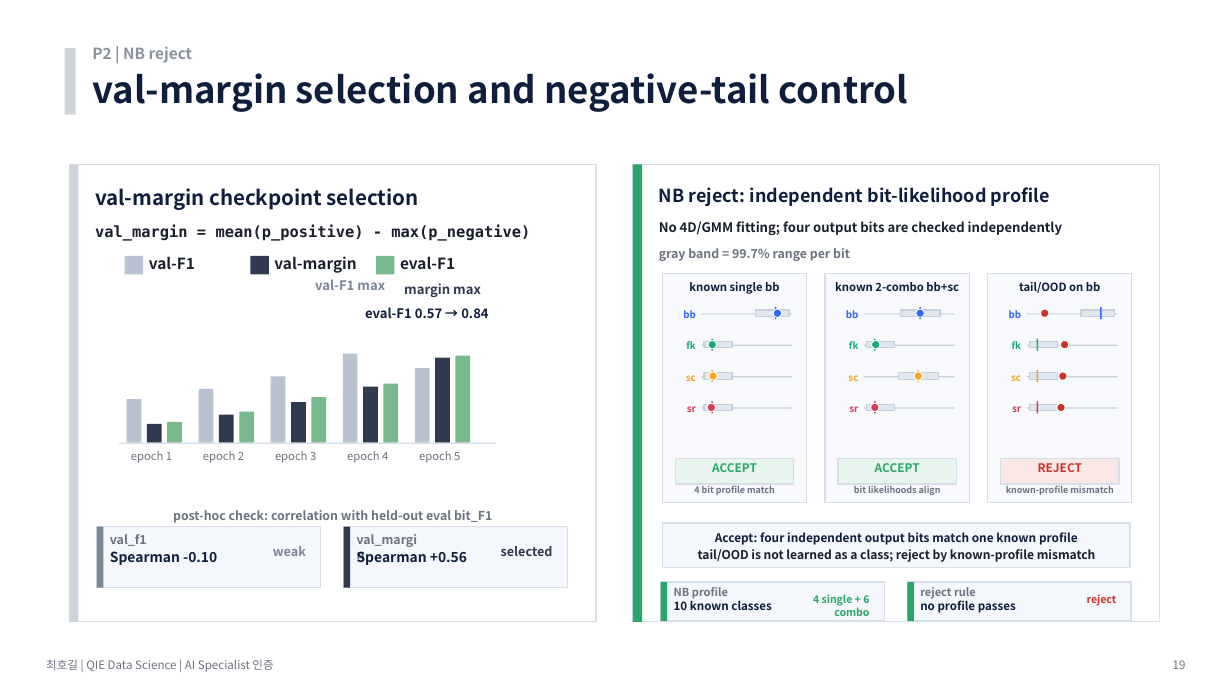
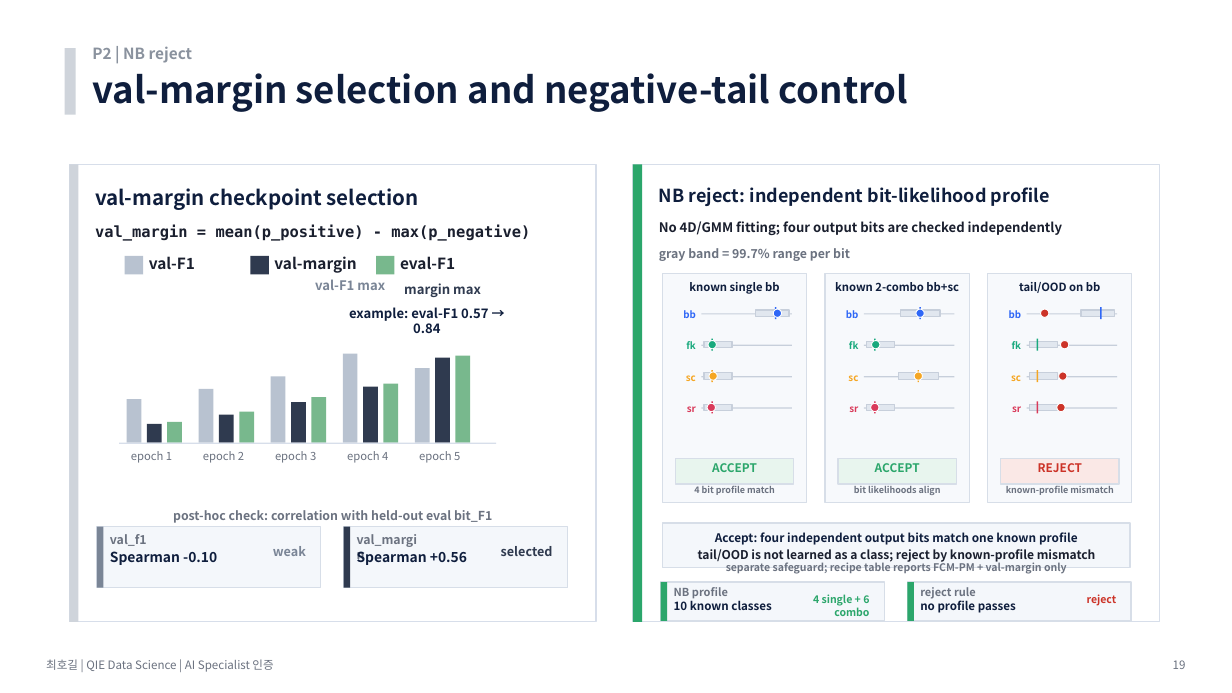
Before and after one commit to hogil/fbm_paper, a slide deck: slide 19 of recommendation/presentation/'26년 AI Specialist 면점 심사 자료_메모리사업부_최호길.pptx. Drawn at 1232x693 pixels with LibreOffice and Linux fonts; fonts in the diff are those of the drawing. Boxes give left, top, right and bottom in pixels: in the first picture for what was removed or moved away, otherwise in the second. Text is boxed around its words. In the diff, an @@ line names an element or a change of style, - is before the commit and + after.

```diff
--- a/recommendation/presentation/'26년 AI Specialist 면점 심사 자료_메모리사업부_최호길.pptx
+++ b/recommendation/presentation/'26년 AI Specialist 면점 심사 자료_메모리사업부_최호길.pptx
@@ text at <box>349,307,488,333</box>: text changed @@
-eval-F1 0.57 → 0.84
+example: eval-F1 0.57 → 0.84
@@ text added at <box>726,560,1067,574</box>, 8.2 pt, text #6B7280, bold @@
+separate safeguard; recipe table reports FCM-PM + val-margin only
```
Also in this commit, not shown: 12 other slides changed, 2 other files.
